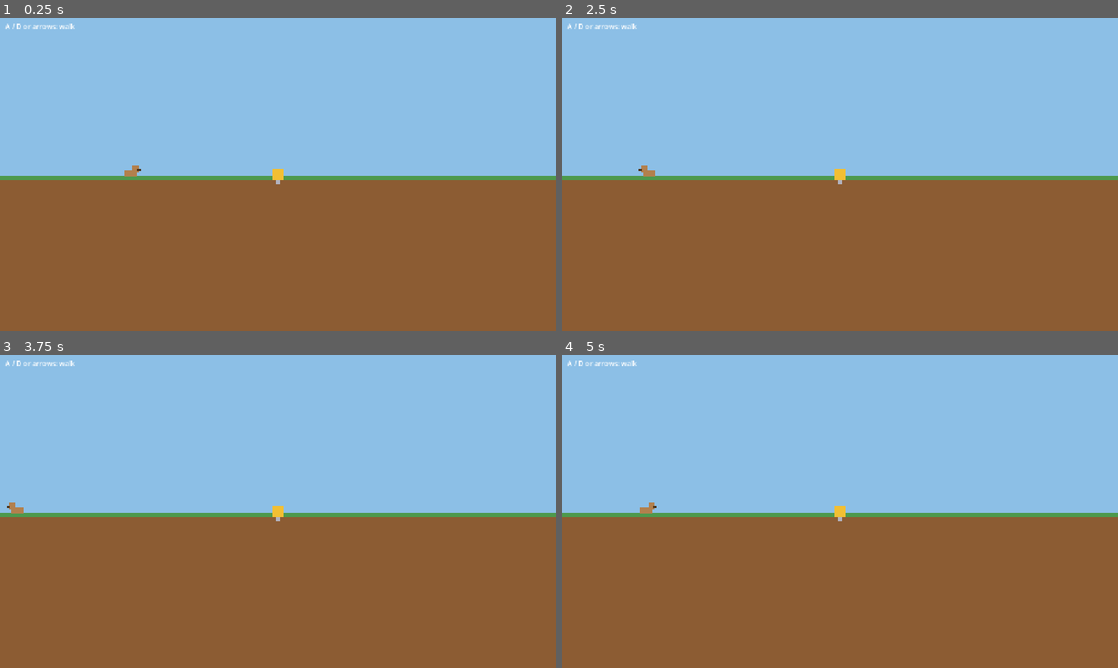
Above: before the commit, frames 1-4 (two rows, left to right).
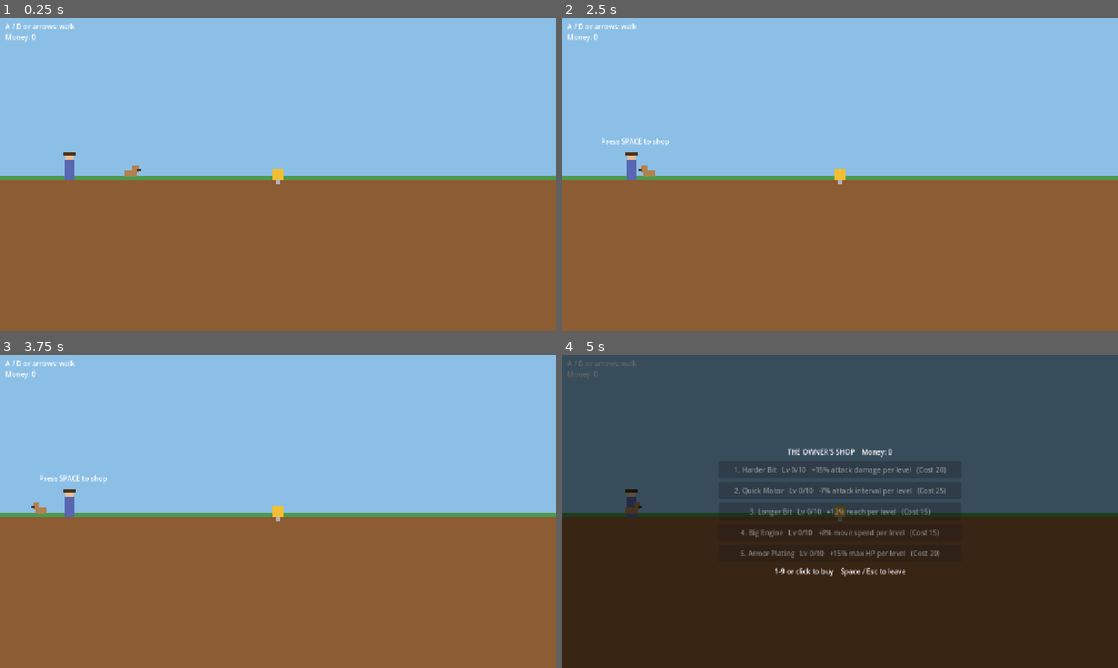
Above: after the commit, the same moments.

Repository: tygedavis/game-jam-2
Game: Godot game, scene res://scenes/surface.tscn
Same seed, same stepped clock (60 frames per second), same inputs: the game is played once before the commit and once after it.
Inputs:
- Up to frame 1 (0.25 s): no input
- Up to frame 2 (2.5 s): tap Enter at 0.5, 0.6, 2 s; hold Up (ui_up) 0.53-2.03 s; tap Space at 0.77, 1.07, 1.25, 1.52, 1.82 s; tap Keypad Enter at 0.8, 1.35 s; tap 1 at 1.55, 2.1 s; hold Left (ui_left) from 2.03 s (still down); tap 9 at 2.3 s
- Up to frame 3 (3.75 s): tap Space at 2.75, 3.02, 3.05, 3.32, 3.5, 3.6 s; tap 9 at 2.85 s; release Left (ui_left) at 3.53 s; hold Down (ui_down) from 3.53 s (still down)
- Up to frame 4 (5 s): tap Space at 3.77, 4.07, 4.25, 4.52, 4.82 s; tap Enter at 3.8, 4.35 s; tap Escape at 4.15 s; release Down (ui_down) at 4.28 s; hold Right (ui_right) from 4.28 s (still down); tap Keypad Enter at 4.55 s

The runs differ from the first frame. In frame 1, 0.2% of the frame differs, in the area x 1-14%, y 4-52%; in frame 2, 0.3%; in frame 3, 0.5%; in frame 4, 100%, in the area x 0-100%, y 0-100%.

Commit message:
Add wallet, save file, owner shop, and Space as interact key
- Save autoload persists money and purchased upgrade levels
- MetaUpgradeDef resources (data/meta/) sold by the owner on the surface
- Trinket value is banked on run end; upgrades apply at run start
- Space is the interaction button (drill, shop, results screen)

Co-Authored-By: Claude Sonnet 5.5 <noreply@anthropic.com>

Diff:
--- /dev/null
+++ b/data/meta/armor_plating.tres
@@ -0,0 +1,11 @@
+[gd_resource type="Resource" script_class="MetaUpgradeDef" load_steps=2 format=3]
+
+[ext_resource type="Script" path="res://scripts/data/meta_upgrade_def.gd" id="1"]
+
+[resource]
+script = ExtResource("1")
+display_name = "Armor Plating"
+description = "+15% max HP per level"
+property = "max_hp"
+multiplier = 1.15
+base_cost = 20
--- /dev/null
+++ b/data/meta/big_engine.tres
@@ -0,0 +1,11 @@
+[gd_resource type="Resource" script_class="MetaUpgradeDef" load_steps=2 format=3]
+
+[ext_resource type="Script" path="res://scripts/data/meta_upgrade_def.gd" id="1"]
+
+[resource]
+script = ExtResource("1")
+display_name = "Big Engine"
+description = "+8% move speed per level"
+property = "speed"
+multiplier = 1.08
+base_cost = 15
--- /dev/null
+++ b/data/meta/hard_bit.tres
@@ -0,0 +1,11 @@
+[gd_resource type="Resource" script_class="MetaUpgradeDef" load_steps=2 format=3]
+
+[ext_resource type="Script" path="res://scripts/data/meta_upgrade_def.gd" id="1"]
+
+[resource]
+script = ExtResource("1")
+display_name = "Harder Bit"
+description = "+15% attack damage per level"
+property = "attack_damage"
+multiplier = 1.15
+base_cost = 20
--- /dev/null
+++ b/data/meta/long_bit.tres
@@ -0,0 +1,11 @@
+[gd_resource type="Resource" script_class="MetaUpgradeDef" load_steps=2 format=3]
+
+[ext_resource type="Script" path="res://scripts/data/meta_upgrade_def.gd" id="1"]
+
+[resource]
+script = ExtResource("1")
+display_name = "Longer Bit"
+description = "+12% reach per level"
+property = "attack_reach"
+multiplier = 1.12
+base_cost = 15
--- /dev/null
+++ b/data/meta/quick_motor.tres
@@ -0,0 +1,11 @@
+[gd_resource type="Resource" script_class="MetaUpgradeDef" load_steps=2 format=3]
+
+[ext_resource type="Script" path="res://scripts/data/meta_upgrade_def.gd" id="1"]
+
+[resource]
+script = ExtResource("1")
+display_name = "Quick Motor"
+description = "-7% attack interval per level"
+property = "attack_interval"
+multiplier = 0.93
+base_cost = 25
--- a/project.godot
+++ b/project.godot
@@ -7,6 +7,10 @@
 run/main_scene="res://scenes/surface.tscn"
 config/features=PackedStringArray("4.7", "GL Compatibility")
 config/icon="res://icon.svg"
+
+[autoload]
+
+Save="*res://scripts/save.gd"
 
 [display]
 
--- a/scenes/main.tscn
+++ b/scenes/main.tscn
@@ -24,10 +24,17 @@
 [ext_resource type="Resource" path="res://data/trinkets/coin.tres" id="18"]
 [ext_resource type="Resource" path="res://data/trinkets/fossil.tres" id="19"]
 [ext_resource type="Resource" path="res://data/trinkets/gem.tres" id="20"]
+[ext_resource type="Script" path="res://scripts/data/meta_upgrade_def.gd" id="mscript"]
+[ext_resource type="Resource" path="res://data/meta/hard_bit.tres" id="m0"]
+[ext_resource type="Resource" path="res://data/meta/quick_motor.tres" id="m1"]
+[ext_resource type="Resource" path="res://data/meta/long_bit.tres" id="m2"]
+[ext_resource type="Resource" path="res://data/meta/big_engine.tres" id="m3"]
+[ext_resource type="Resource" path="res://data/meta/armor_plating.tres" id="m4"]
 
 [node name="Main" type="Node2D"]
 script = ExtResource("1")
 upgrade_defs = Array[ExtResource("11")]([ExtResource("12"), ExtResource("13"), ExtResource("14"), ExtResource("15")])
+meta_upgrades = Array[ExtResource("mscript")]([ExtResource("m0"), ExtResource("m1"), ExtResource("m2"), ExtResource("m3"), ExtResource("m4")])
 enemy_defs = Array[ExtResource("9")]([ExtResource("10")])
 
 [node name="Terrain" type="Node2D" parent="."]
--- a/scenes/surface.tscn
+++ b/scenes/surface.tscn
@@ -1,6 +1,13 @@
-[gd_scene load_steps=2 format=3]
+[gd_scene load_steps=30 format=3]
 
 [ext_resource type="Script" path="res://scripts/surface.gd" id="1"]
+[ext_resource type="Script" path="res://scripts/data/meta_upgrade_def.gd" id="mscript"]
+[ext_resource type="Resource" path="res://data/meta/hard_bit.tres" id="m0"]
+[ext_resource type="Resource" path="res://data/meta/quick_motor.tres" id="m1"]
+[ext_resource type="Resource" path="res://data/meta/long_bit.tres" id="m2"]
+[ext_resource type="Resource" path="res://data/meta/big_engine.tres" id="m3"]
+[ext_resource type="Resource" path="res://data/meta/armor_plating.tres" id="m4"]
 
 [node name="Surface" type="Node2D"]
 script = ExtResource("1")
+meta_upgrades = Array[ExtResource("mscript")]([ExtResource("m0"), ExtResource("m1"), ExtResource("m2"), ExtResource("m3"), ExtResource("m4")])
--- /dev/null
+++ b/scripts/data/meta_upgrade_def.gd
@@ -0,0 +1,28 @@
+class_name MetaUpgradeDef
+extends Resource
+## A permanent upgrade sold by the owner. Add one by creating a MetaUpgradeDef .tres and
+## listing it on the Surface and Main scenes. Each purchased level multiplies one Drill stat.
+
+@export var display_name := "Upgrade"
+@export_multiline var description := ""
+@export_enum("attack_damage", "attack_interval", "attack_reach", "speed", "max_hp") var property := "attack_damage"
+## Applied once per purchased level (e.g. 1.15 = +15% each; 0.93 on attack_interval = faster).
+@export var multiplier := 1.15
+@export var max_level := 10
+## Price of the first level; later levels cost base_cost * cost_growth ^ level.
+@export var base_cost := 20
+@export var cost_growth := 1.6
+
+
+## Stable save key, taken from the file name.
+func id() -> String:
+	return resource_path.get_file().get_basename()
+
+
+func cost_for(level: int) -> int:
+	return roundi(base_cost * pow(cost_growth, level))
+
+
+func apply(drill: Drill, level: int) -> void:
+	if level > 0:
+		drill.set(property, drill.get(property) * pow(multiplier, level))
--- a/scripts/main.gd
+++ b/scripts/main.gd
@@ -6,6 +6,8 @@
 ## Enemy types that can spawn. Edit in main.tscn.
 @export var enemy_defs: Array[EnemyDef] = []
 ## Upgrades offered on level-up (three are picked at random). Edit in main.tscn.
+## Permanent upgrades (bought from the owner) applied at run start.
+@export var meta_upgrades: Array[MetaUpgradeDef] = []
 @export var upgrade_defs: Array[UpgradeDef] = []
 @export var spawn_interval := 2.0
 @export var max_enemies := 25
@@ -32,6 +34,8 @@
 
 func _ready() -> void:
 	drill.terrain = terrain
+	Save.apply_to(drill, meta_upgrades)
+	drill.hp = drill.max_hp
 	# Start parked on the ground line, matching the hub drill.
 	drill.position = Vector2(0.0, -12.0)
 	camera.position = drill.position
@@ -134,6 +138,8 @@
 		lines.append("  %s x%d" % [name, _trinkets[name]])
 	lines.append("")
 	lines.append("Total value: %d" % _trinket_value)
+	Save.bank(_trinket_value)
+	lines.append("Banked %d  (money: %d)" % [_trinket_value, Save.money])
 	_results.show_results("\n".join(lines))
 
 
--- a/scripts/results_screen.gd
+++ b/scripts/results_screen.gd
@@ -25,7 +25,7 @@
 	_label.horizontal_alignment = HORIZONTAL_ALIGNMENT_CENTER
 	col.add_child(_label)
 	var button := Button.new()
-	button.text = "Return to surface (Enter)"
+	button.text = "Return to surface (Space)"
 	button.pressed.connect(func() -> void: retry.emit())
 	col.add_child(button)
 	button.grab_focus.call_deferred()
@@ -39,5 +39,6 @@
 
 func _input(event: InputEvent) -> void:
 	if visible and event is InputEventKey and event.pressed and not event.echo \
-			and event.physical_keycode in [KEY_ENTER, KEY_KP_ENTER]:
+			and event.physical_keycode in [KEY_SPACE, KEY_ENTER, KEY_KP_ENTER]:
+		get_viewport().set_input_as_handled()
 		retry.emit()
--- /dev/null
+++ b/scripts/save.gd
@@ -0,0 +1,64 @@
+extends Node
+## Autoload "Save": the persistent wallet and purchased permanent upgrades (user://save.json).
+
+const PATH := "user://save.json"
+
+var money := 0
+var levels := {} # MetaUpgradeDef.id() -> purchased level
+
+
+func _ready() -> void:
+	load_game()
+
+
+func level_of(def: MetaUpgradeDef) -> int:
+	return levels.get(def.id(), 0)
+
+
+func next_cost(def: MetaUpgradeDef) -> int:
+	return def.cost_for(level_of(def))
+
+
+func is_maxed(def: MetaUpgradeDef) -> bool:
+	return level_of(def) >= def.max_level
+
+
+func can_buy(def: MetaUpgradeDef) -> bool:
+	return not is_maxed(def) and money >= next_cost(def)
+
+
+func buy(def: MetaUpgradeDef) -> bool:
+	if not can_buy(def):
+		return false
+	money -= next_cost(def)
+	levels[def.id()] = level_of(def) + 1
+	save_game()
+	return true
+
+
+func bank(amount: int) -> void:
+	money += amount
+	save_game()
+
+
+## Applies all purchased upgrades to a fresh drill.
+func apply_to(drill: Drill, defs: Array[MetaUpgradeDef]) -> void:
+	for def in defs:
+		def.apply(drill, level_of(def))
+
+
+func save_game() -> void:
+	var f := FileAccess.open(PATH, FileAccess.WRITE)
+	if f:
+		f.store_string(JSON.stringify({"money": money, "levels": levels}))
+
+
+func load_game() -> void:
+	if not FileAccess.file_exists(PATH):
+		return
+	var data = JSON.parse_string(FileAccess.get_file_as_string(PATH))
+	if data is Dictionary:
+		money = int(data.get("money", 0))
+		levels = {}
+		for k in data.get("levels", {}):
+			levels[k] = int(data["levels"][k])
--- /dev/null
+++ b/scripts/shop_menu.gd
@@ -0,0 +1,77 @@
+class_name ShopMenu
+extends CanvasLayer
+## The owner's permanent-upgrade shop. Call open(); keys 1-9 buy, Space/Esc close.
+
+signal closed
+
+var _defs: Array[MetaUpgradeDef] = []
+var _title: Label
+var _box: VBoxContainer
+
+
+func _ready() -> void:
+	layer = 10
+	visible = false
+	var dim := ColorRect.new()
+	dim.color = Color(0, 0, 0, 0.6)
+	dim.set_anchors_preset(Control.PRESET_FULL_RECT)
+	add_child(dim)
+	var center := CenterContainer.new()
+	center.set_anchors_preset(Control.PRESET_FULL_RECT)
+	add_child(center)
+	var col := VBoxContainer.new()
+	col.add_theme_constant_override("separation", 10)
+	center.add_child(col)
+	_title = Label.new()
+	_title.horizontal_alignment = HORIZONTAL_ALIGNMENT_CENTER
+	col.add_child(_title)
+	_box = VBoxContainer.new()
+	_box.add_theme_constant_override("separation", 8)
+	col.add_child(_box)
+	var hint := Label.new()
+	hint.text = "1-9 or click to buy    Space / Esc to leave"
+	hint.horizontal_alignment = HORIZONTAL_ALIGNMENT_CENTER
+	col.add_child(hint)
+
+
+func open(defs: Array[MetaUpgradeDef]) -> void:
+	_defs = defs
+	visible = true
+	_refresh()
+
+
+func close() -> void:
+	visible = false
+	closed.emit()
+
+
+func _refresh() -> void:
+	_title.text = "THE OWNER'S SHOP    Money: %d" % Save.money
+	for child in _box.get_children():
+		child.queue_free()
+	for i in _defs.size():
+		var d := _defs[i]
+		var b := Button.new()
+		var status := "MAX" if Save.is_maxed(d) else "Cost %d" % Save.next_cost(d)
+		b.text = "%d. %s   Lv %d/%d   %s   (%s)" % [i + 1, d.display_name,
+			Save.level_of(d), d.max_level, d.description, status]
+		b.custom_minimum_size = Vector2(560, 40)
+		b.disabled = not Save.can_buy(d)
+		b.pressed.connect(_buy.bind(i))
+		_box.add_child(b)
+
+
+func _buy(i: int) -> void:
+	if i < _defs.size() and Save.buy(_defs[i]):
+		_refresh()
+
+
+func _input(event: InputEvent) -> void:
+	if not visible or not (event is InputEventKey) or not event.pressed or event.echo:
+		return
+	get_viewport().set_input_as_handled()
+	var key: int = event.physical_keycode
+	if key == KEY_ESCAPE or key == KEY_SPACE:
+		close()
+	elif key >= KEY_1 and key <= KEY_9:
+		_buy(key - KEY_1)
--- a/scripts/surface.gd
+++ b/scripts/surface.gd
@@ -7,12 +7,18 @@
 const GROUND_Y := 372.0
 const DRILL_X := 640.0
 const USE_RANGE := 90.0
+const OWNER_X := 160.0
 
 @export var walk_speed := 220.0
+## Permanent upgrades the owner sells. Add a MetaUpgradeDef .tres here to stock the shop.
+@export var meta_upgrades: Array[MetaUpgradeDef] = []
 
 var _dog_x := 300.0
 var _facing := 1
 var _prompt: Label
+var _owner_prompt: Label
+var _money: Label
+var _shop: ShopMenu
 var _ground_color: Color = load("res://data/terrain_profile.tres").color_for_layer(0)
 
 
@@ -22,27 +28,50 @@
 	_prompt.text = "Press SPACE to start digging"
 	_prompt.position = Vector2(DRILL_X - 130.0, GROUND_Y - 80.0)
 	layer.add_child(_prompt)
+	_owner_prompt = Label.new()
+	_owner_prompt.text = "Press SPACE to shop"
+	_owner_prompt.position = Vector2(OWNER_X - 70.0, GROUND_Y - 100.0)
+	layer.add_child(_owner_prompt)
+	_money = Label.new()
+	_money.position = Vector2(12, 32)
+	layer.add_child(_money)
 	var help := Label.new()
 	help.text = "A / D or arrows: walk"
 	help.position = Vector2(12, 8)
 	layer.add_child(help)
 	add_child(layer)
+	_shop = ShopMenu.new()
+	add_child(_shop)
 
 
 func _process(delta: float) -> void:
-	var dir := int(Input.is_physical_key_pressed(KEY_D) or Input.is_action_pressed("ui_right")) \
-		- int(Input.is_physical_key_pressed(KEY_A) or Input.is_action_pressed("ui_left"))
+	_money.text = "Money: %d" % Save.money
+	var dir := 0
+	if not _shop.visible:
+		dir = int(Input.is_physical_key_pressed(KEY_D) or Input.is_action_pressed("ui_right")) \
+			- int(Input.is_physical_key_pressed(KEY_A) or Input.is_action_pressed("ui_left"))
 	if dir != 0:
 		_facing = dir
 	_dog_x = clampf(_dog_x + dir * walk_speed * delta, 40.0, 1240.0)
-	_prompt.visible = _near_drill()
+	_prompt.visible = _near_drill() and not _shop.visible
+	_owner_prompt.visible = _near_owner() and not _shop.visible
 	queue_redraw()
 
 
 func _unhandled_input(event: InputEvent) -> void:
-	if event is InputEventKey and event.pressed and not event.echo \
-			and event.physical_keycode == KEY_SPACE and _near_drill():
+	if _shop.visible or not (event is InputEventKey) or not event.pressed or event.echo:
+		return
+	if event.physical_keycode != KEY_SPACE:
+		return
+	# Space is always the interaction button.
+	if _near_drill():
 		get_tree().change_scene_to_file(RUN_SCENE)
+	elif _near_owner():
+		_shop.open(meta_upgrades)
+
+
+func _near_owner() -> bool:
+	return absf(_dog_x - OWNER_X) <= USE_RANGE
 
 
 func _near_drill() -> bool:
@@ -58,6 +87,10 @@
 	# Matches the in-run drill (24px body, nose pointing down) so the run starts right here.
 	draw_rect(Rect2(DRILL_X - 12, GROUND_Y - 24, 24, 24), Color(0.95, 0.75, 0.2))
 	draw_circle(Vector2(DRILL_X, GROUND_Y + 6), 6, Color(0.7, 0.7, 0.75))
+	# The owner (placeholder): a standing figure with a hat.
+	draw_rect(Rect2(OWNER_X - 12, GROUND_Y - 44, 24, 44), Color(0.35, 0.4, 0.7))
+	draw_rect(Rect2(OWNER_X - 9, GROUND_Y - 58, 18, 14), Color(0.9, 0.75, 0.6))
+	draw_rect(Rect2(OWNER_X - 14, GROUND_Y - 62, 28, 6), Color(0.3, 0.2, 0.1))
 	# Dog on foot: body, head and snout showing facing.
 	draw_rect(Rect2(_dog_x - 14, GROUND_Y - 22, 28, 16), Color(0.7, 0.5, 0.3))
 	draw_rect(Rect2(_dog_x + _facing * 12 - 7, GROUND_Y - 32, 14, 14), Color(0.7, 0.5, 0.3))
Not shown: 1 places in scenes/main.tscn that only renumber resources
Not shown, added: scripts/data/meta_upgrade_def.gd.uid
Not shown, added: scripts/save.gd.uid
Not shown, added: scripts/shop_menu.gd.uid
Not shown, added: scripts/surface.gd.uid
Not shown, changed: docs/prototype-plan.md
